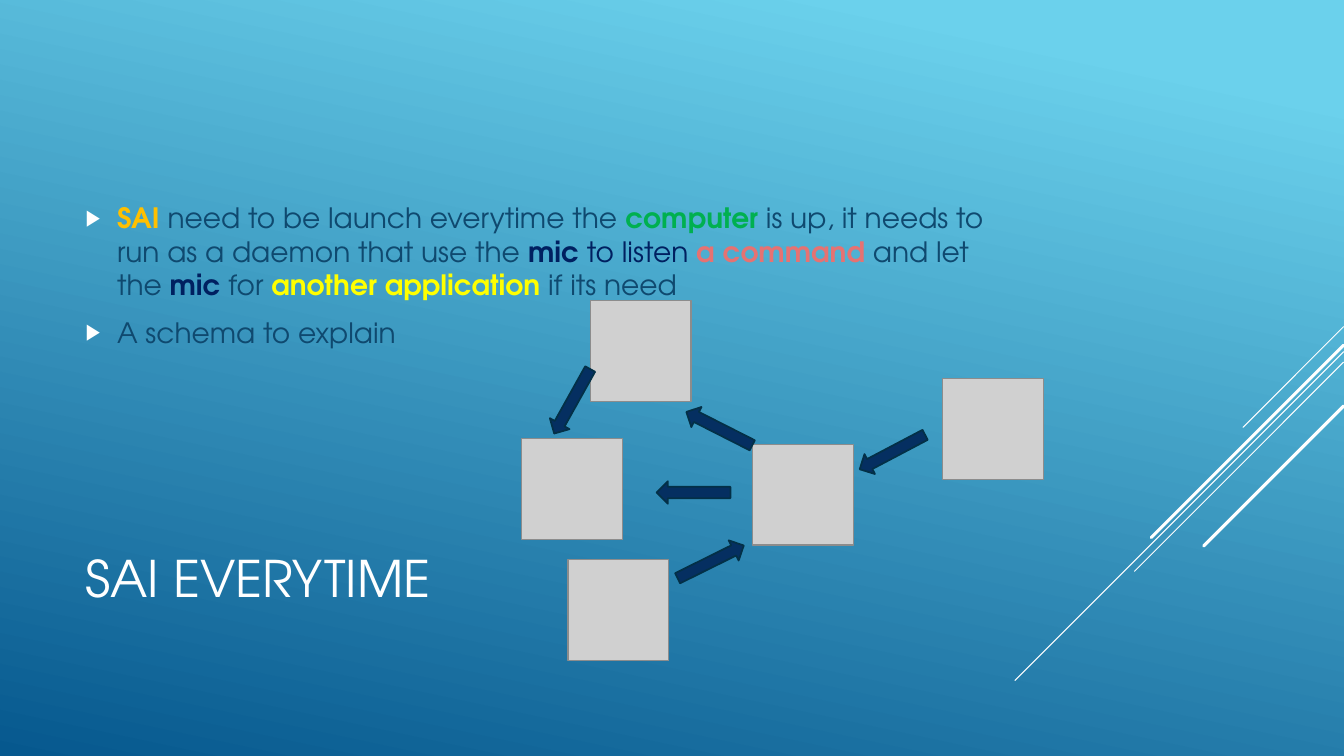
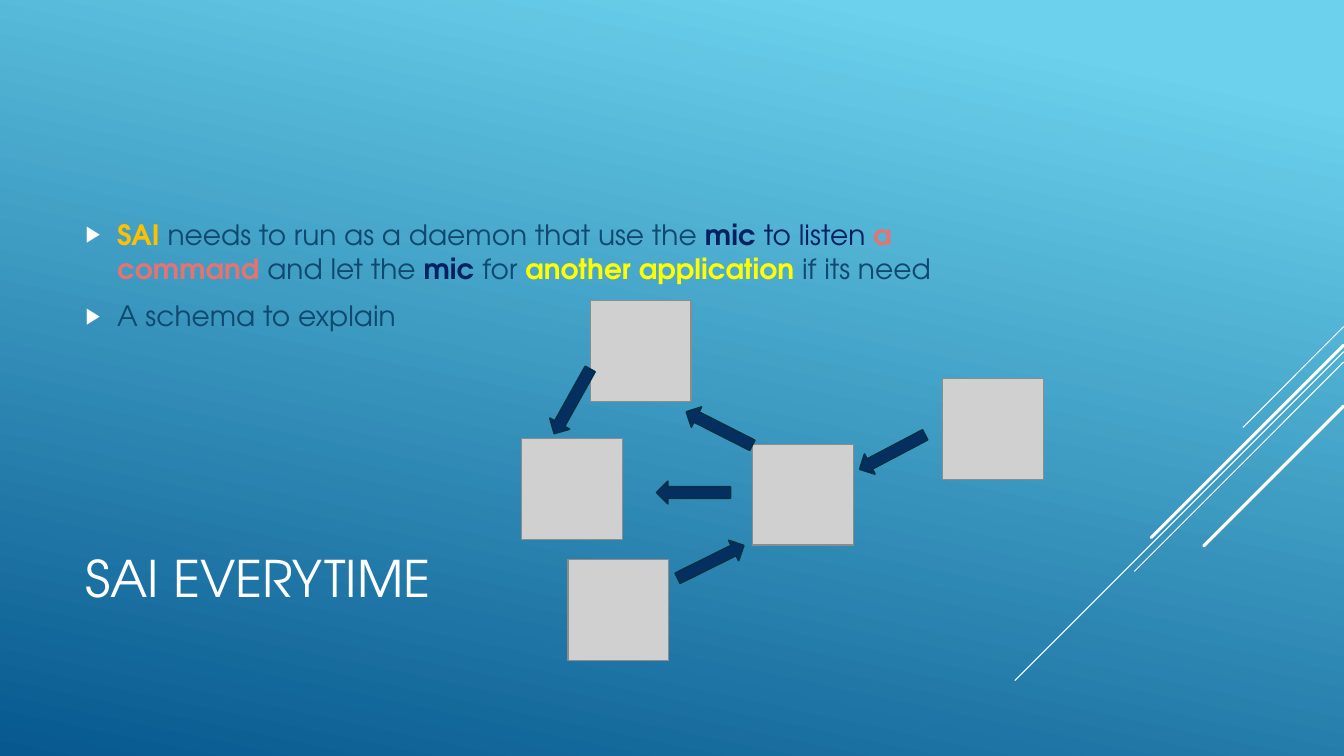
Before and after one commit to jnguyen1192/SIA, a slide deck: slide 10 of SAI_presentation.pptx. Drawn at 1344x756 pixels with LibreOffice and Linux fonts; fonts in the diff are those of the drawing; grey boxes stand for pictures. Boxes give left, top, right and bottom in pixels: in the first picture for what was removed or moved away, otherwise in the second. Text is boxed around its words. In the diff, an @@ line names an element or a change of style, - is before the commit and + after.

```diff
--- a/SAI_presentation.pptx
+++ b/SAI_presentation.pptx
@@ text at bbox=[117, 223, 931, 284]: text changed @@
-▶ SAI need to be launch everytime the computer is up, it needs to run as a daemon that use the mic to listen a command and let the mic for another application if its need
+▶ SAI needs to run as a daemon that use the mic to listen a command and let the mic for another application if its need
```
Also in this commit, not shown: 1 other slide changed.
